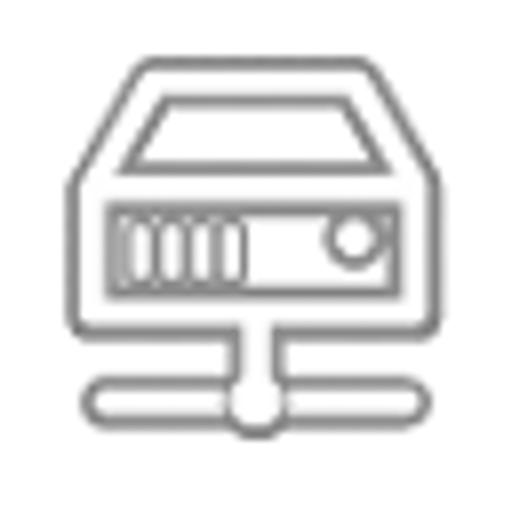
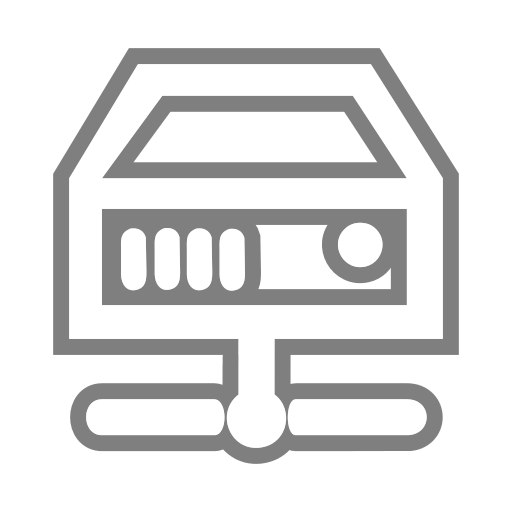
The second w=512, h=512 image is a revision of the first. Changes to its layers:
removed layer "ic_menu_server.png" over [60, 52, 452, 444]
added layer "图层副本" (60%) above "图层" over [69, 64, 443, 448]
added layer "图层" (50%) over [53, 48, 459, 464]
